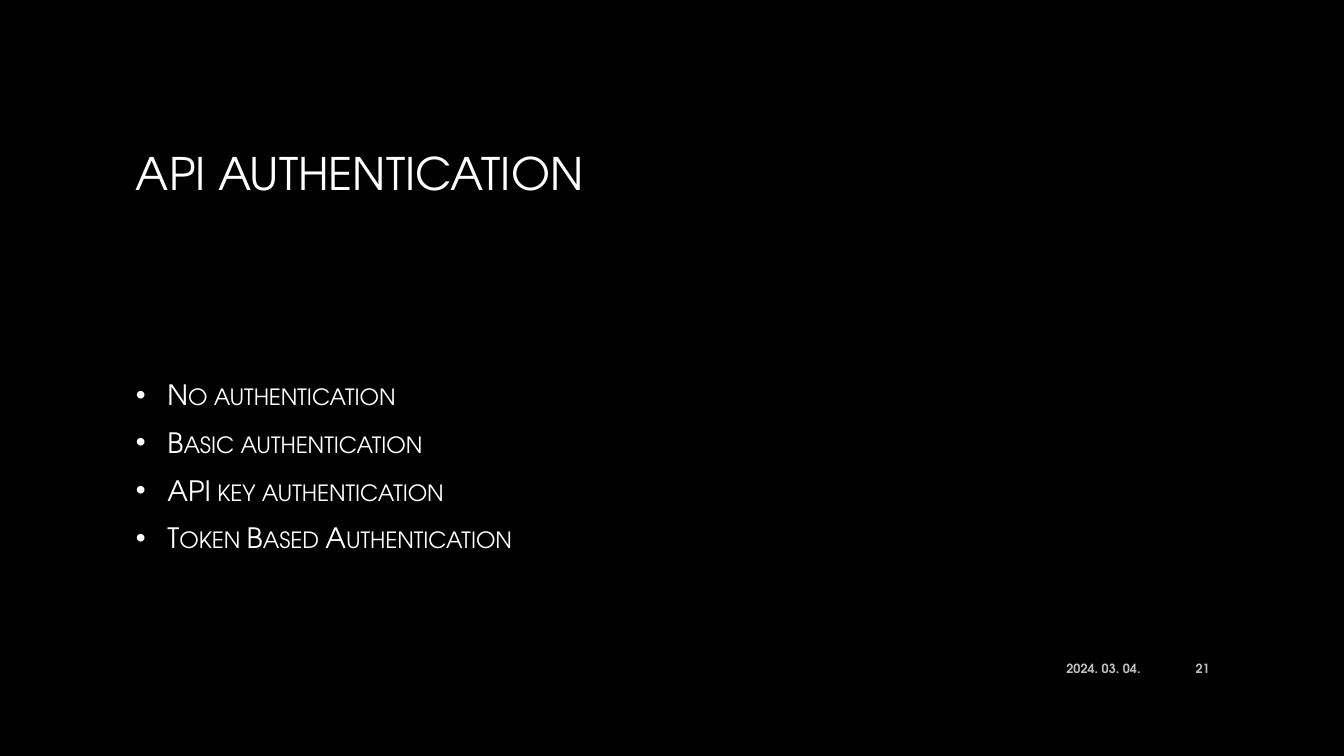
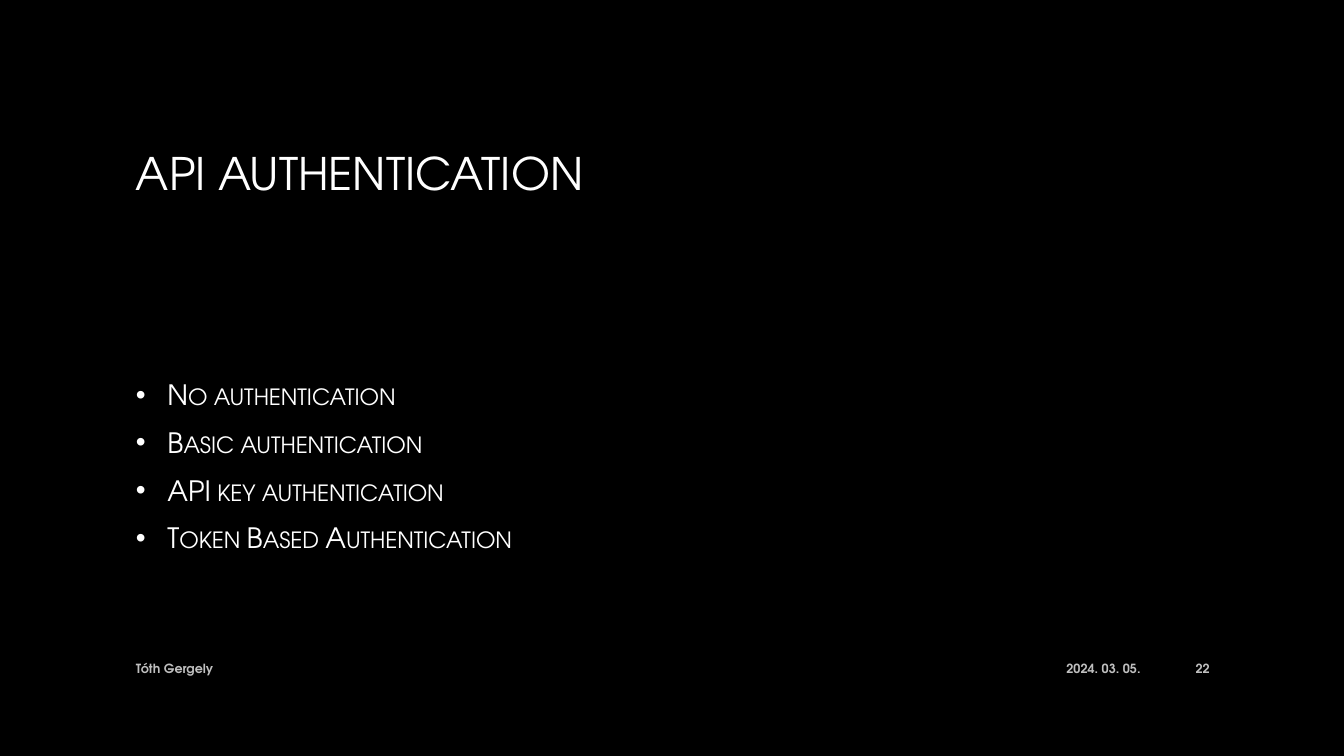
Before and after one commit to gereyl/html-portfolio, a slide deck: slide 22 of Eloadas.pptx (slide 21 before the commit). Drawn at 1344x756 pixels with LibreOffice and Linux fonts; fonts in the diff are those of the drawing; background and template pictures are left out. Boxes give left, top, right and bottom in pixels: in the first picture for what was removed or moved away, otherwise in the second. Text is boxed around its words. In the diff, an @@ line names an element or a change of style, - is before the commit and + after.

```diff
--- a/Eloadas.pptx
+++ b/Eloadas.pptx
@@ text added at <box>136,663,213,676</box>, 9 pt, text #BFBFBF, bold @@
+Tóth Gergely
@@ text at <box>1066,663,1141,673</box>: text changed @@
-2024. 03. 04.
+2024. 03. 05.
@@ page number at <box>1196,663,1210,673</box>: text changed @@
-21
+22
```
Also in this commit, not shown: 39 other slides changed, 1 slide added, 1 other file.
